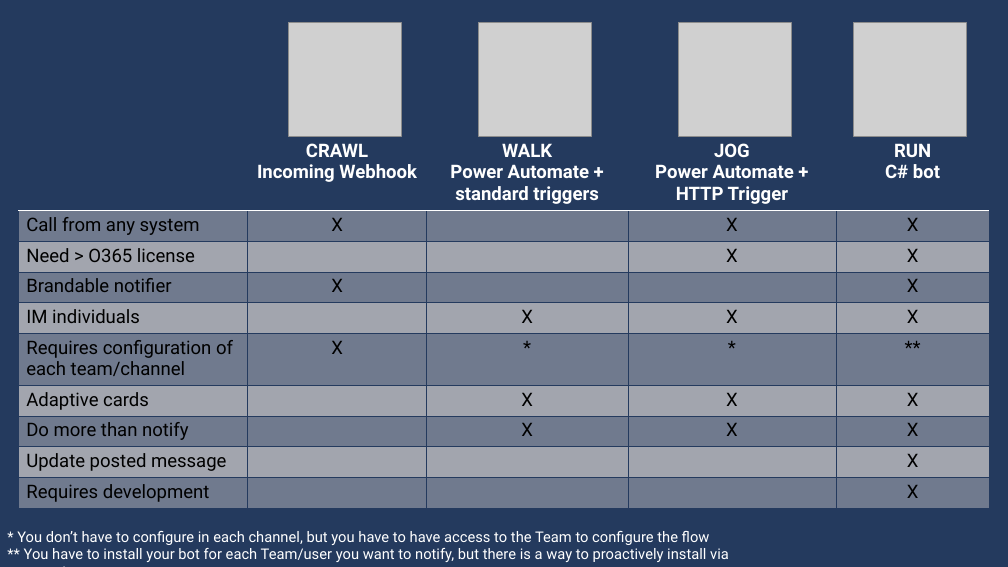
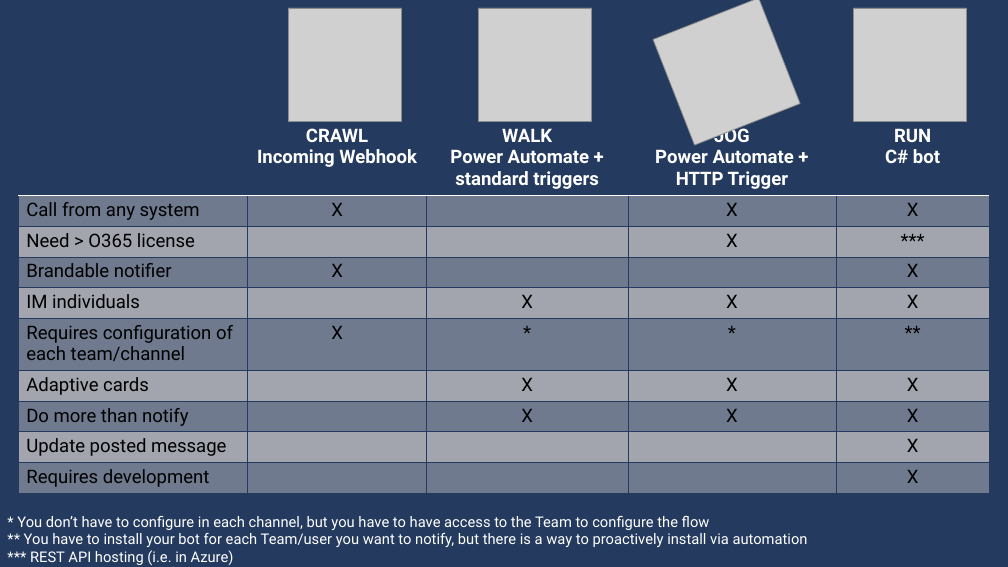
Before and after one commit to cdbuzzell/TeamsPriorityIncidentResponse, a slide deck: slide 28 of AutomatingMessagesInTeams.pptx (slide 24 before the commit). Drawn at 1008x567 pixels with LibreOffice and Linux fonts; fonts in the diff are those of the drawing; grey boxes stand for pictures; background and template pictures are left out. Boxes give left, top, right and bottom in pixels: in the first picture for what was removed or moved away, otherwise in the second. Text is boxed around its words. In the diff, an @@ line names an element or a change of style, - is before the commit and + after.

Commit message:
Deck updates

```diff
--- a/AutomatingMessagesInTeams.pptx
+++ b/AutomatingMessagesInTeams.pptx
@@ picture at bbox=[653, 0, 800, 145]: rotation 0 to 338 degrees @@
@@ 3 pictures, 1 table: place and size @@
-3 pictures, 1 table at bbox=[19, 23, 989, 510]
+3 pictures, 1 table at bbox=[19, 8, 989, 495]
@@ table at bbox=[19, 122, 989, 495] @@
-row 3, column 5: X
+row 3, column 5: ***
@@ text "* You don’t have to ...": place and size @@
-text "* You don’t have to ..." at bbox=[17, 531, 729, 562]
+text "* You don’t have to ..." at bbox=[17, 516, 808, 565]
@@ text at bbox=[30, 550, 234, 565]: paragraph added @@
+*** REST API hosting (i.e. in Azure)
```
Also in this commit, not shown: 12 other slides changed, 4 slides added.
